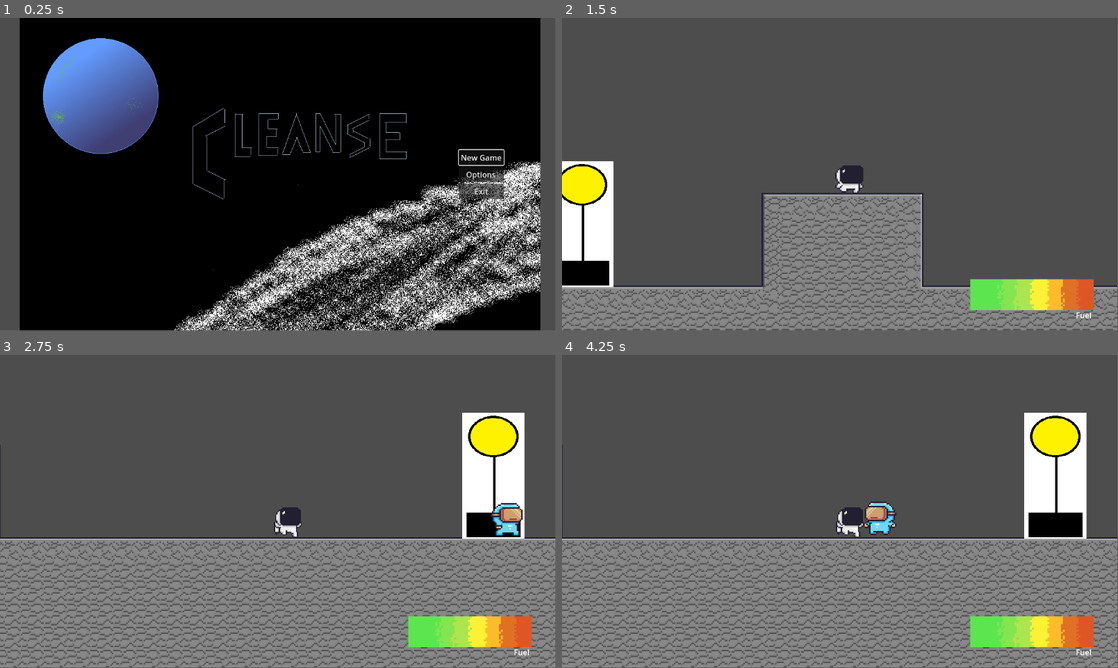
Above: before the commit, frames 1-4 (two rows, left to right).
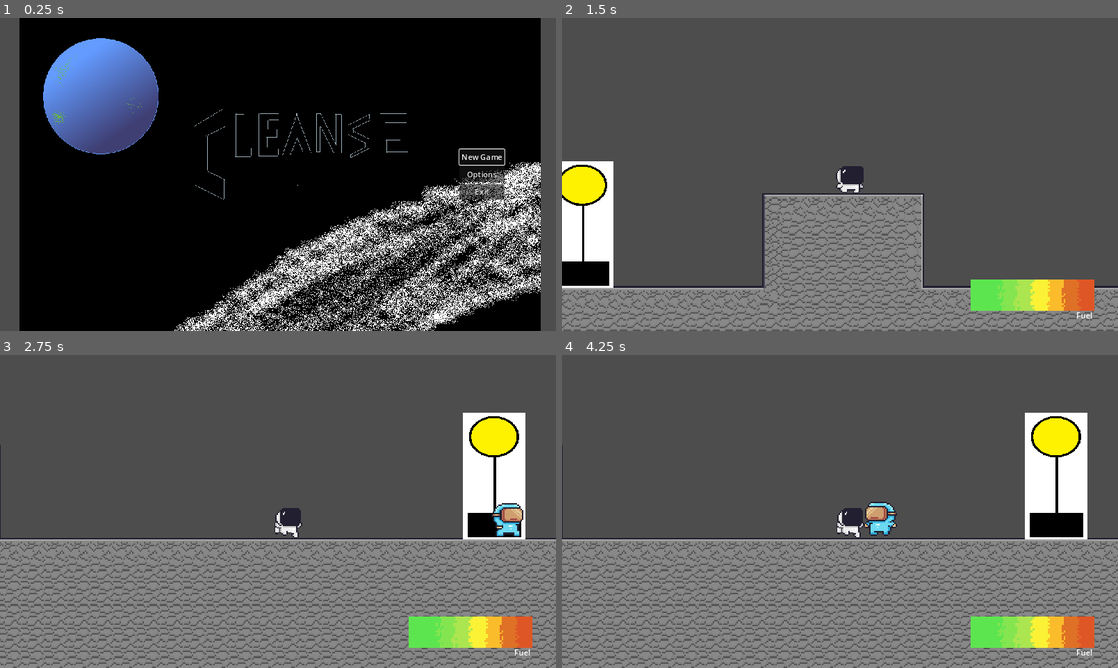
Above: after the commit, the same moments.

Repository: Wompos/cleanse
Game: Godot game, scene res://scenes/main_menu.tscn
Two runs of this game, one before a commit and one after it. Both use one fixed random seed, a clock stepped at 60 frames per second and the inputs below. Sound files missing from this copy of the repository are replaced by a short silence.
Inputs:
- Up to frame 1 (0.25 s): no input
- Up to frame 2 (1.5 s): click "New Game" at 0.5 s; hold D (move_right) from 1.28 s (still down); tap E (Interact) at 1.35 s
- Up to frame 3 (2.75 s): keep holding D (move_right); tap Space (jump) at 1.52, 2.27 s; tap E (Interact) at 2.1 s
- Up to frame 4 (4.25 s): release D (move_right) at 2.78 s; hold A (move_left) 2.78-3.53 s; tap E (Interact) at 2.85, 3.6 s; hold D (move_right) from 3.53 s (still down); tap Space (jump) at 3.77 s
In our replay, the window is 799x449 before the commit and 800x450 after it. These sizes can differ from the game's own. Grey fills any space a smaller window leaves; there, only what the larger window draws over its background counts as a difference.

The runs differ from the first frame. In frame 1, 16% of the frame differs, in the area x 0-100%, y 0-100%; in frame 2, 5.1%; in frame 3, 9.6%; in frame 4, 9.6%.

Commit message:
add stretch to gui for consistent space and add more foley sounds

Diff:
--- a/project.godot
+++ b/project.godot
@@ -20,6 +20,10 @@
 
 PersistentData="*res://scripts/persistent_data.gd"
 ClickSound="*res://scenes/click_sound.tscn"
+
+[display]
+
+window/stretch/mode="canvas_items"
 
 [input]
 
--- a/scripts/pylon.gd
+++ b/scripts/pylon.gd
@@ -22,7 +22,7 @@
 		$wololo.play()
 		var tileset = tilemap.tile_set.get_source_id(0)
 		var center_position = tilemap.local_to_map(self.global_position)
-		print(center_position)
+		#print(center_position)
 
 		# all tiles in the world between -12 and 12 in both axes
 		for dx in range(-self.spread_range, self.spread_range + 1):
Not shown, added: assets/sounds/creak_1.wav.import
Not shown, added: assets/sounds/creak_2.wav.import
Not shown, added: assets/sounds/grass_1.wav.import
Not shown, added: assets/sounds/grass_2.wav.import
Not shown, added: assets/sounds/grass_3.wav.import
Not shown, added: assets/sounds/grass_4.wav.import
Not shown, added: assets/sounds/creak_1.wav
Not shown, added: assets/sounds/creak_2.wav
Not shown, added: assets/sounds/grass_1.wav
Not shown, added: assets/sounds/grass_2.wav
Not shown, added: assets/sounds/grass_3.wav
Not shown, added: assets/sounds/grass_4.wav
